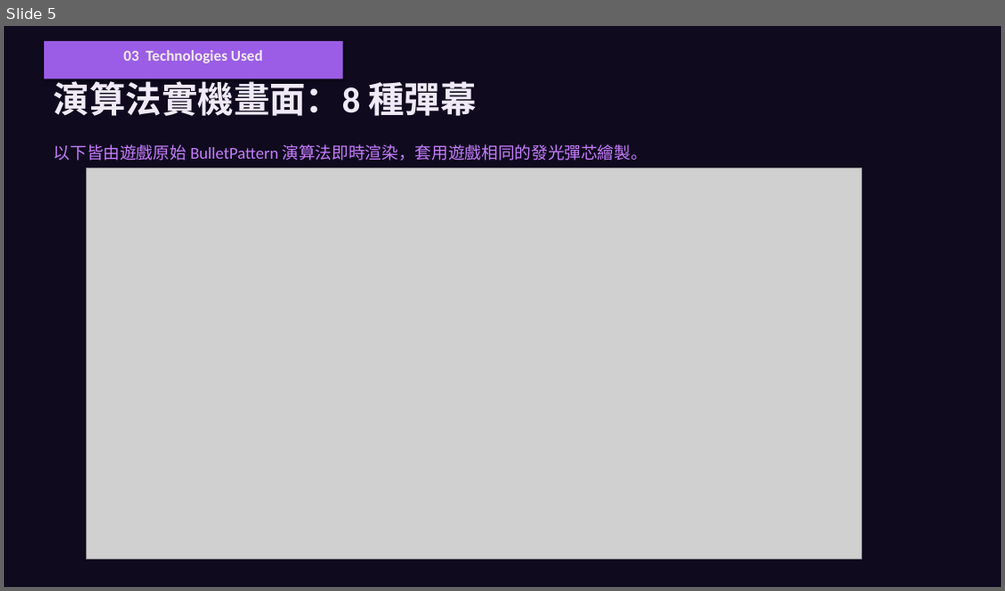
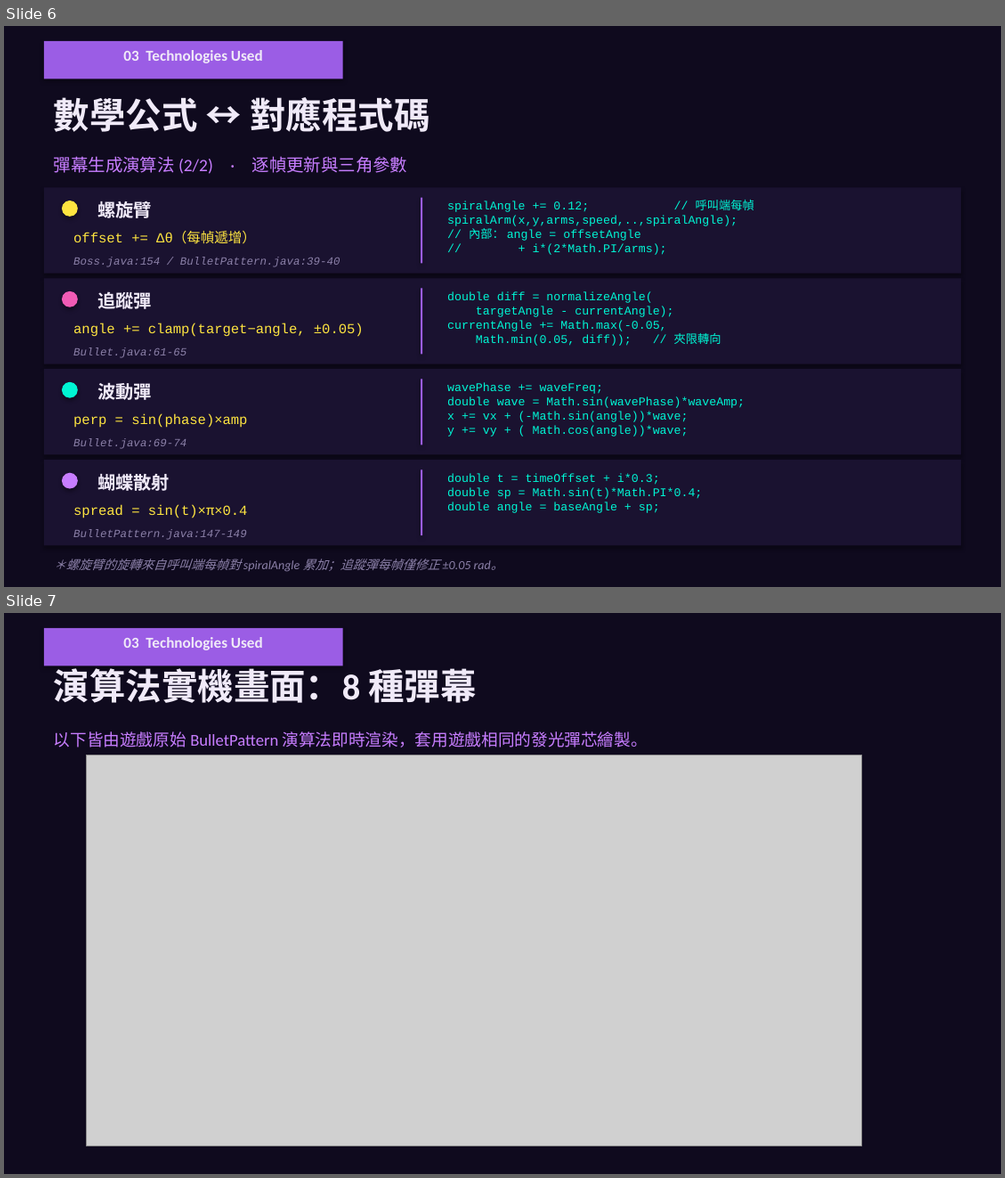
Before and after one commit to Shirodot/BulletStorm, a slide deck: ppt/02_演算法設計_含遊戲例圖.pptx. Shown one above the other, each under a label of ours: slide 5 before the commit, slides 6 and 7 after it. The pictures are 1005x591 and 1005x1178 pixels, drawn with LibreOffice and Linux fonts; fonts in the diff are those of the drawing; grey boxes stand for pictures. Boxes give left, top, right and bottom in pixels: in the first picture for what was removed or moved away, otherwise in the second. Text is boxed around its words. In the diff, an @@ line names an element or a change of style, - is before the commit and + after.

```diff
--- a/ppt/02_演算法設計_含遊戲例圖.pptx
+++ b/ppt/02_演算法設計_含遊戲例圖.pptx
@@ slide 6 added at (4,26,1001,587), background #0F0A1E @@
@@ rectangle added at (44,41,343,79), fill #9B5DE5 @@
@@ text added at (123,50,263,63), 11 pt, text #F0EAF8, bold @@
+03 Technologies Used
@@ text added at (54,97,429,132), 26 pt, text #F0EAF8, bold @@
+數學公式 ↔ 對應程式碼
@@ text added at (54,156,408,174), 12.5 pt, text #C77DFF @@
+彈幕生成演算法 (2/2) · 逐幀更新與三角參數
@@ rectangle added at (44,187,961,273), fill #1A1230 @@
@@ ellipse added at (62,200,78,216), fill #FEE440 @@
@@ text added at (97,201,152,218), 13 pt, text #F0EAF8, bold @@
+螺旋臂
@@ rectangle added at (421,198,422,264), fill #9B5DE5 @@
@@ text added at (447,200,754,255), 8.5 pt, text #00F5D4 @@
+spiralAngle += 0.12; // 呼叫端每幀
+spiralArm(x,y,arms,speed,..,spiralAngle);
+// 內部： angle = offsetAngle
+// + i*(2*Math.PI/arms);
@@ text added at (73,232,256,244), 10 pt, text #FEE440 @@
+offset += Δθ（每幀遞增）
@@ text added at (73,257,340,267), 8 pt, text #8B80A8, italic @@
+Boss.java:154 / BulletPattern.java:39-40
@@ rectangle added at (44,278,961,364), fill #1A1230 @@
@@ ellipse added at (62,291,78,307), fill #F15BB5 @@
@@ text added at (97,292,152,309), 13 pt, text #F0EAF8, bold @@
+追蹤彈
@@ rectangle added at (421,289,422,354), fill #9B5DE5 @@
@@ text added at (447,292,721,346), 8.5 pt, text #00F5D4 @@
+double diff = normalizeAngle(
+targetAngle - currentAngle);
+currentAngle += Math.max(-0.05,
+Math.min(0.05, diff)); // 夾限轉向
@@ text added at (73,323,364,337), 10 pt, text #FEE440 @@
+angle += clamp(target−angle, ±0.05)
@@ rectangle added at (44,369,961,455), fill #1A1230 @@
@@ text added at (73,347,186,358), 8 pt, text #8B80A8, italic @@
+Bullet.java:61-65
@@ ellipse added at (62,382,78,398), fill #00F5D4 @@
@@ text added at (97,383,152,400), 13 pt, text #F0EAF8, bold @@
+波動彈
@@ rectangle added at (421,378,422,444), fill #9B5DE5 @@
@@ text added at (447,383,744,436), 8.5 pt, text #00F5D4 @@
+wavePhase += waveFreq;
+double wave = Math.sin(wavePhase)*waveAmp;
+x += vx + (-Math.sin(angle))*wave;
+y += vy + ( Math.cos(angle))*wave;
@@ text added at (73,414,247,427), 10 pt, text #FEE440 @@
+perp = sin(phase)×amp
@@ text added at (73,438,186,449), 8 pt, text #8B80A8, italic @@
+Bullet.java:69-74
@@ rectangle added at (44,459,961,546), fill #1A1230 @@
@@ ellipse added at (62,473,78,489), fill #C77DFF @@
@@ text added at (97,474,170,491), 13 pt, text #F0EAF8, bold @@
+蝴蝶散射
@@ rectangle added at (421,469,422,535), fill #9B5DE5 @@
@@ text added at (447,474,703,513), 8.5 pt, text #00F5D4 @@
+double t = timeOffset + i*0.3;
+double sp = Math.sin(t)*Math.PI*0.4;
+double angle = baseAngle + sp;
@@ text added at (73,505,248,518), 10 pt, text #FEE440 @@
+spread = sin(t)×π×0.4
@@ text added at (73,529,247,540), 8 pt, text #8B80A8, italic @@
+BulletPattern.java:147-149
@@ text added at (54,558,503,572), 9 pt, text #8B80A8, italic @@
+＊螺旋臂的旋轉來自呼叫端每幀對 spiralAngle 累加；追蹤彈每幀僅修正 ±0.05 rad。
@@ what was slide 5 is now slide 7 @@
```
Also in this commit, not shown: 1 slide changed, 2 other slides added, 2 other files.
